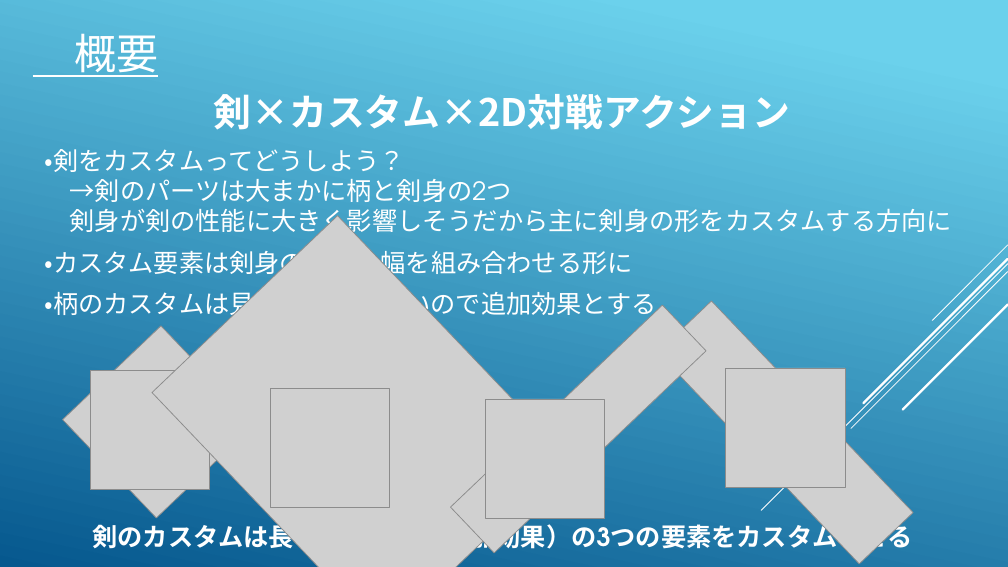
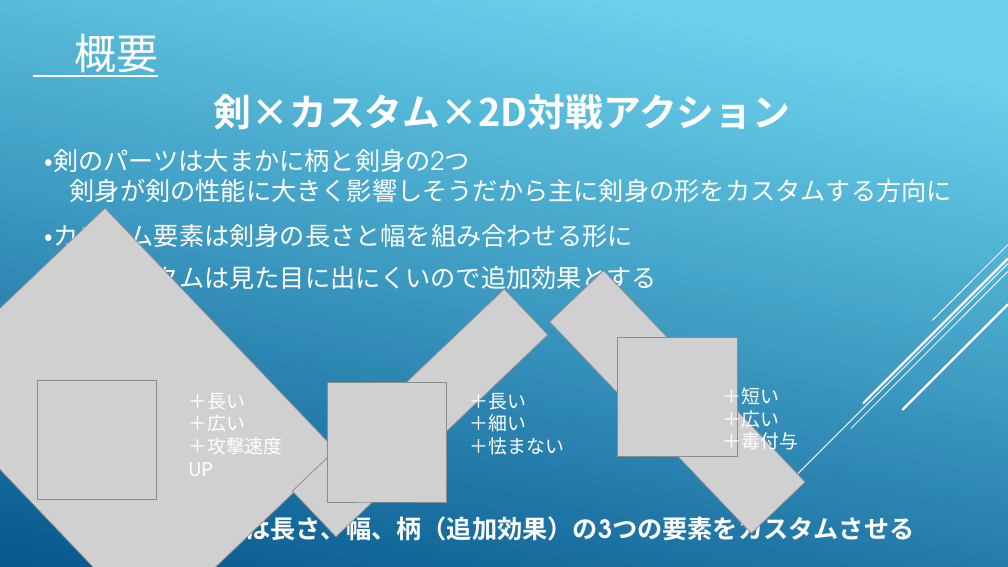
Before and after one commit to koike0723/Aso2020Winter, a slide deck: slide 3 of 企画書.pptx. Drawn at 1008x567 pixels with LibreOffice and Linux fonts; fonts in the diff are those of the drawing; grey boxes stand for pictures. Boxes give left, top, right and bottom in pixels: in the first picture for what was removed or moved away, otherwise in the second. Text is boxed around its words. In the diff, an @@ line names an element or a change of style, - is before the commit and + after.

```diff
--- a/企画書.pptx
+++ b/企画書.pptx
@@ text at (45, 149, 470, 172): text changed @@
-・剣をカスタムってどうしよう？
-→剣のパーツは大まかに柄と剣身の2つ
+・剣のパーツは大まかに柄と剣身の2つ
@@ picture: place and size @@
-picture at (152, 216, 570, 567)
+picture at (0, 208, 337, 567)
@@ text "・カスタム要素は剣身の長さと幅を組み合わせる形に": place and size @@
-text "・カスタム要素は剣身の長さと幅を組み合わせる形に" at (45, 246, 633, 279)
+text "・カスタム要素は剣身の長さと幅を組み合わせる形に" at (45, 219, 633, 252)
@@ text "・柄のカスタムは見た目に出にくいので追加効果とする": place and size @@
-text "・柄のカスタムは見た目に出にくいので追加効果とする" at (45, 288, 657, 321)
+text "・柄のカスタムは見た目に出にくいので追加効果とする" at (45, 262, 657, 295)
@@ picture: place and size @@
-picture at (451, 305, 706, 553)
+picture at (293, 289, 548, 537)
@@ picture: place and size @@
-picture at (658, 301, 913, 564)
+picture at (550, 270, 806, 533)
@@ picture removed at (63, 326, 255, 518) @@
@@ picture: place and size @@
-picture at (726, 368, 845, 488)
+picture at (618, 337, 737, 457)
@@ picture: place and size @@
-picture at (270, 389, 389, 508)
+picture at (38, 381, 157, 501)
@@ picture removed at (90, 371, 209, 490) @@
@@ picture: place and size @@
-picture at (485, 399, 605, 519)
+picture at (327, 383, 447, 502)
@@ text added at (470, 388, 564, 455), 18 pt, text #FFFFFF @@
+＋長い
+＋細い
+＋怯まない
@@ text added at (723, 383, 799, 454), 18 pt, text #FFFFFF @@
+＋短い
+＋広い
+＋毒付与
@@ text added at (188, 393, 282, 476), 18 pt, text #FFFFFF @@
+＋長い
+＋広い
+＋攻撃速度UP
@@ text "剣のカスタムは長さ、幅、柄（追加効果）の3つの要素をカスタムさせる": place and size @@
-text "剣のカスタムは長さ、幅、柄（追加効果）の3つの要素をカスタムさせる" at (93, 521, 914, 554)
+text "剣のカスタムは長さ、幅、柄（追加効果）の3つの要素をカスタムさせる" at (94, 513, 915, 546)
```
Also in this commit, not shown: 6 other slides changed, 12 slides added, 12 slides removed, 6 other files.
